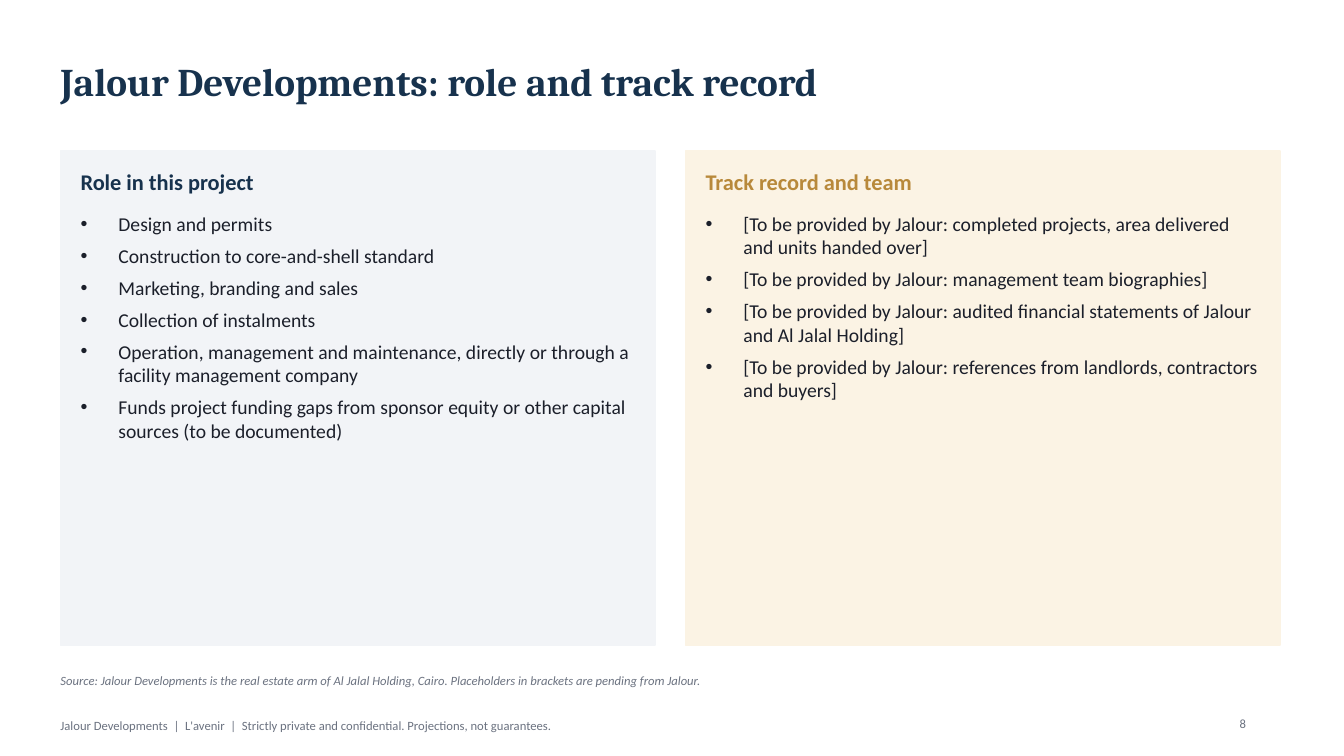
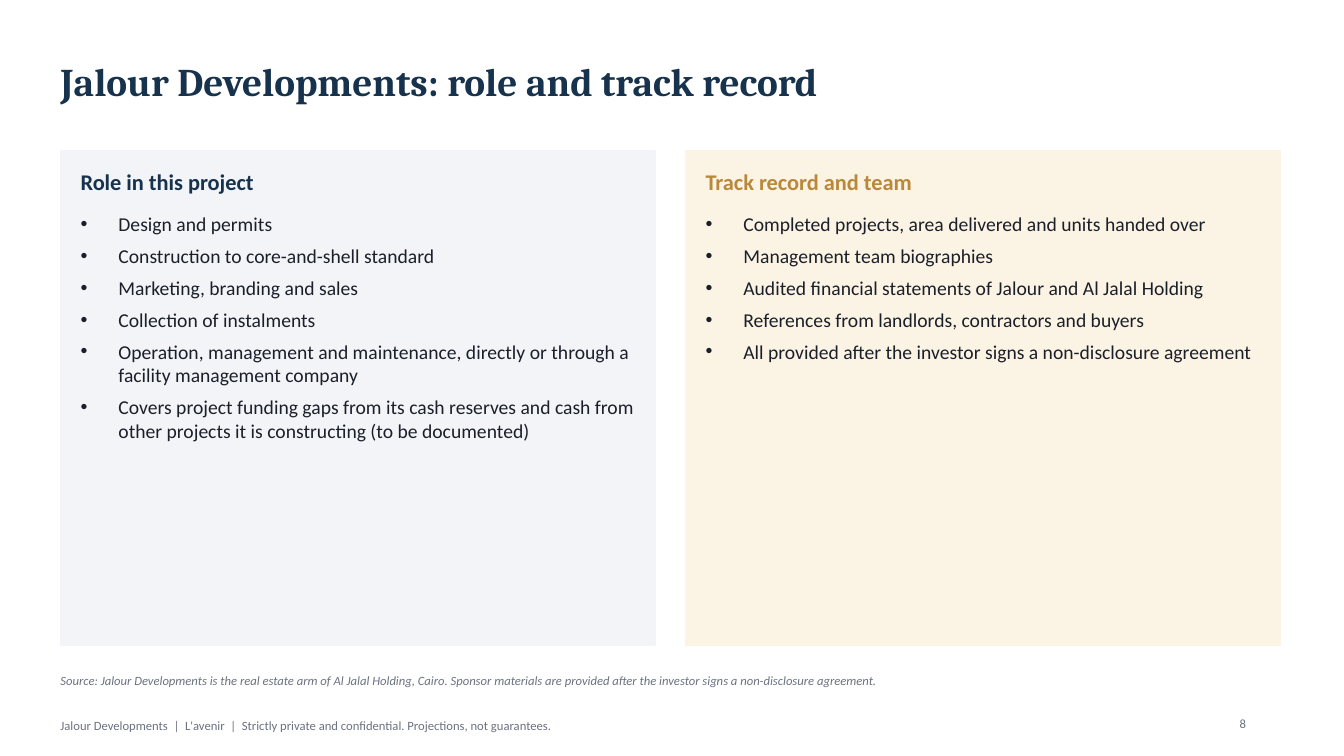
Before and after one commit to abdelnabiii/Jalour_inv_pitch, a slide deck: slide 8 of output/LA_050M/Deck.pptx. Drawn at 1344x756 pixels with LibreOffice and Linux fonts; fonts in the diff are those of the drawing. Boxes give left, top, right and bottom in pixels: in the first picture for what was removed or moved away, otherwise in the second. Text is boxed around its words. In the diff, an @@ line names an element or a change of style, - is before the commit and + after.

```diff
--- a/output/LA_050M/Deck.pptx
+++ b/output/LA_050M/Deck.pptx
@@ text at [743,217,1251,363]: text changed @@
-• [To be provided by Jalour: completed projects, area delivered and units handed over]
-• [To be provided by Jalour: management team biographies]
-• [To be provided by Jalour: audited financial statements of Jalour and Al Jalal Holding]
-• [To be provided by Jalour: references from landlords, contractors and buyers]
+• Completed projects, area delivered and units handed over
+• Management team biographies
+• Audited financial statements of Jalour and Al Jalal Holding
+• References from landlords, contractors and buyers
+• All provided after the investor signs a non-disclosure agreement
@@ text at [118,400,634,442]: text changed @@
-• Funds project funding gaps from sponsor equity or other capital sources (to be documented)
+• Covers project funding gaps from its cash reserves and cash from other projects it is constructing (to be documented)
@@ text at [60,676,876,687]: text changed @@
-Source: Jalour Developments is the real estate arm of Al Jalal Holding, Cairo. Placeholders in brackets are pending from Jalour.
+Source: Jalour Developments is the real estate arm of Al Jalal Holding, Cairo. Sponsor materials are provided after the investor signs a non-disclosure agreement.
```
Also in this commit, not shown: 7 other slides changed, 47 other files.
